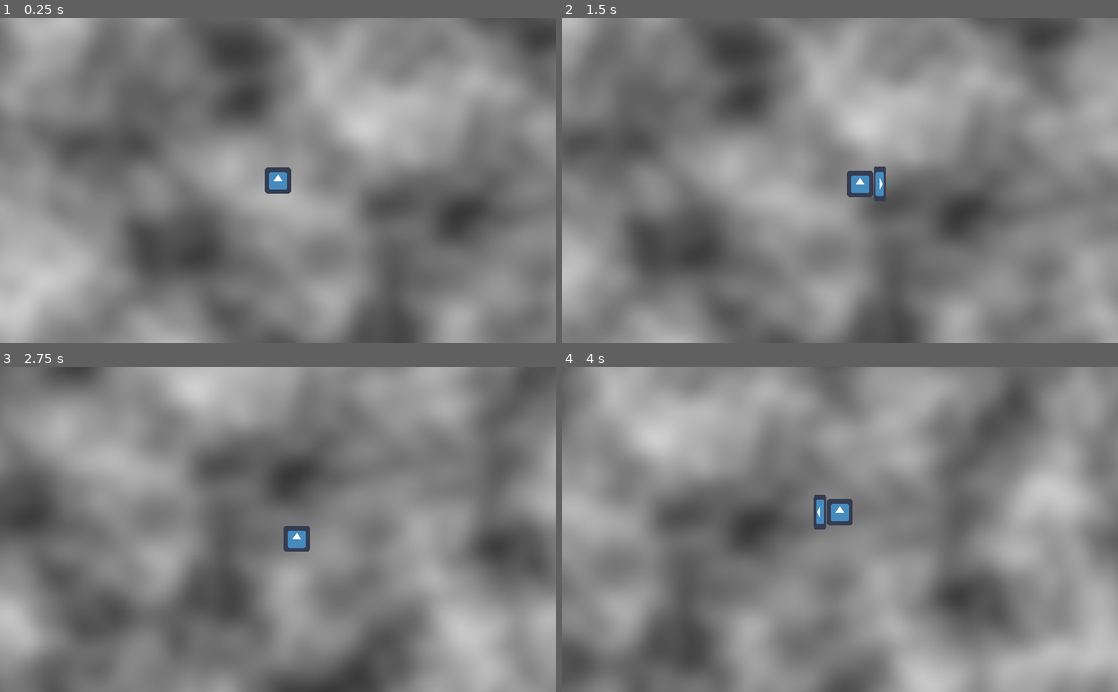
Above: before the commit, frames 1-4 (two rows, left to right).
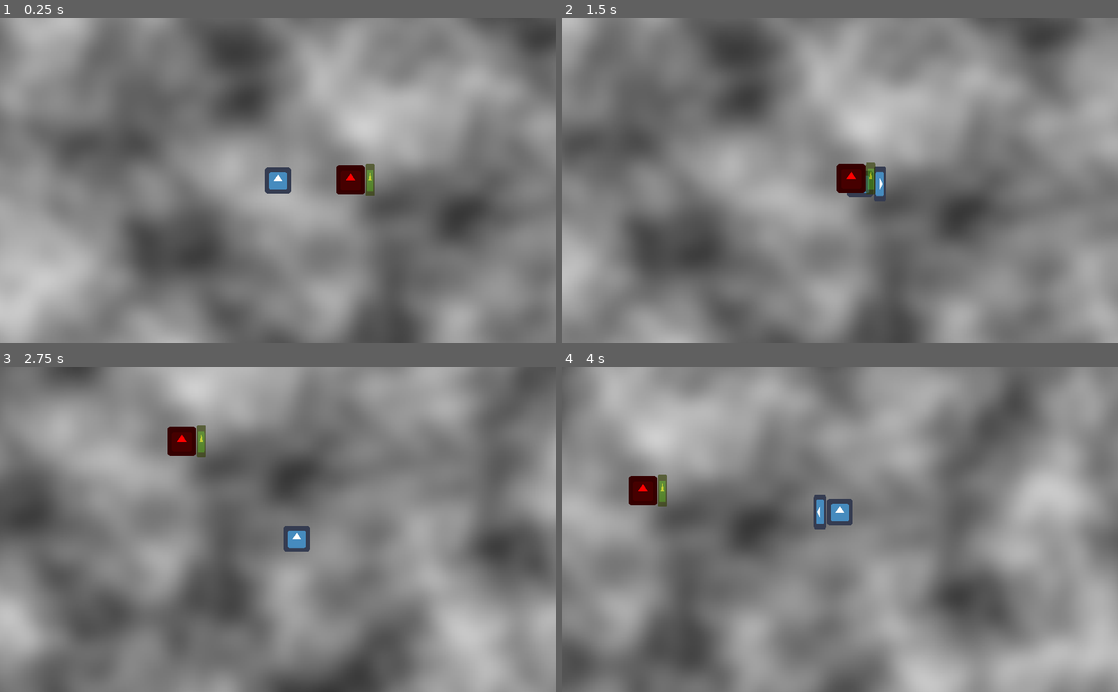
Above: after the commit, the same moments.

Repository: ectucker1/ksufalljam2020
Game: Godot game, scene res://level/test_level.tscn
Two runs of this game, one before a commit and one after it. Both use one fixed random seed, a clock stepped at 60 frames per second and the inputs below. The engine's default icon, where the game draws it, is replaced by a stand-in: a white triangle on a blue panel in a dark square.
Inputs (mouse positions are in pixels of both pictures, inside the frame that each line leads up to):
- Up to frame 1 (0.25 s): no input
- Up to frame 2 (1.5 s): tap Enter at 0.5 s; move the mouse to (962, 164) at 0.52 s; press the mouse at (962, 164) at 0.53 s; hold D (move_right) 0.53-1.28 s; move the mouse to (728, 196) at 1.27 s; release the mouse at (728, 196) at 1.28 s; hold S (move_down) from 1.28 s (still down); right-click (728, 196) at 1.35 s
- Up to frame 3 (2.75 s): move the mouse to (333, 458) at 2.02 s; release S (move_down) at 2.03 s; press the mouse at (333, 458) at 2.03 s; hold D (move_right) from 2.03 s (still down)
- Up to frame 4 (4 s): move the mouse to (812, 594) at 2.77 s; release D (move_right) at 2.78 s; release the mouse at (812, 594) at 2.78 s; hold W (move_up) 2.78-3.53 s; right-click (812, 594) at 2.85 s; move the mouse to (1006, 578) at 3.52 s; press the mouse at (1006, 578) at 3.53 s; hold A (move_left) from 3.53 s (still down)

The runs differ from the first frame. In frame 1, 0.6% of the frame differs, in the area x 60-68%, y 44-55%; in frame 2, 0.6%, in the area x 49-57%, y 44-55%; in frame 3, 0.6%; in frame 4, 0.6%.

Commit message:
Implemented actual damage and vampirism

Diff:
--- a/level/test_level.tscn
+++ b/level/test_level.tscn
@@ -1,6 +1,7 @@
-[gd_scene load_steps=4 format=2]
+[gd_scene load_steps=5 format=2]
 
 [ext_resource path="res://player/player.tscn" type="PackedScene" id=1]
+[ext_resource path="res://Enemy/Enemy.tscn" type="PackedScene" id=2]
 
 [sub_resource type="OpenSimplexNoise" id=1]
 
@@ -15,3 +16,6 @@
 texture = SubResource( 2 )
 
 [node name="Player" parent="." instance=ExtResource( 1 )]
+
+[node name="Enemy" parent="." instance=ExtResource( 2 )]
+position = Vector2( 40.0827, -0.280296 )
--- a/player/enemy_damage_area.gd
+++ b/player/enemy_damage_area.gd
@@ -8,5 +8,8 @@
 
 func on_body_entered(body):
 	if body.is_in_group("enemies"):
-		# TODO Actually damage enemy
-		pass
+		# Hurt the enemy
+		body.take_damage(damage)
+		# Alert listeners that player did damage
+		for player in get_tree().get_nodes_in_group("players"):
+			player.emit_signal("damage_dealt", damage)
--- a/player/mutations/basic_attack.tscn
+++ b/player/mutations/basic_attack.tscn
@@ -3,35 +3,91 @@
 [ext_resource path="res://player/enemy_damage_area.gd" type="Script" id=1]
 [ext_resource path="res://icon.png" type="Texture" id=2]
 
+[sub_resource type="RectangleShape2D" id=1]
+extents = Vector2( 10, 3 )
+
 [sub_resource type="RectangleShape2D" id=2]
-extents = Vector2( 10, 3 )
+extents = Vector2( 3, 10 )
 
 [sub_resource type="RectangleShape2D" id=3]
 extents = Vector2( 3, 10 )
 
 [sub_resource type="RectangleShape2D" id=4]
-extents = Vector2( 3, 10 )
-
-[sub_resource type="RectangleShape2D" id=5]
 extents = Vector2( 10, 3 )
 
+[sub_resource type="Animation" id=5]
+resource_name = "AttackDown"
+length = 0.5
+tracks/0/type = "value"
+tracks/0/path = NodePath("DownBox:monitoring")
+tracks/0/interp = 1
+tracks/0/loop_wrap = true
+tracks/0/imported = false
+tracks/0/enabled = true
+tracks/0/keys = {
+"times": PoolRealArray( 0, 0.5 ),
+"transitions": PoolRealArray( 1, 1 ),
+"update": 1,
+"values": [ true, false ]
+}
+tracks/1/type = "value"
+tracks/1/path = NodePath("DownBox/Sprite:visible")
+tracks/1/interp = 1
+tracks/1/loop_wrap = true
+tracks/1/imported = false
+tracks/1/enabled = true
+tracks/1/keys = {
+"times": PoolRealArray( 0, 0.5 ),
+"transitions": PoolRealArray( 1, 1 ),
+"update": 1,
+"values": [ true, false ]
+}
+
+[sub_resource type="Animation" id=6]
+resource_name = "AttackLeft"
+length = 0.5
+tracks/0/type = "value"
+tracks/0/path = NodePath("LeftBox:monitoring")
+tracks/0/interp = 1
+tracks/0/loop_wrap = true
+tracks/0/imported = false
+tracks/0/enabled = true
+tracks/0/keys = {
+"times": PoolRealArray( 0, 0.5 ),
+"transitions": PoolRealArray( 1, 1 ),
+"update": 1,
+"values": [ true, false ]
+}
+tracks/1/type = "value"
+tracks/1/path = NodePath("LeftBox/Sprite:visible")
+tracks/1/interp = 1
+tracks/1/loop_wrap = true
+tracks/1/imported = false
+tracks/1/enabled = true
+tracks/1/keys = {
+"times": PoolRealArray( 0, 0.5 ),
+"transitions": PoolRealArray( 1, 1 ),
+"update": 1,
+"values": [ true, false ]
+}
+
 [sub_resource type="Animation" id=7]
-resource_name = "AttackDown"
-length = 0.5
-tracks/0/type = "value"
-tracks/0/path = NodePath("DownBox:monitoring")
-tracks/0/interp = 1
-tracks/0/loop_wrap = true
-tracks/0/imported = false
-tracks/0/enabled = true
-tracks/0/keys = {
-"times": PoolRealArray( 0, 0.5 ),
-"transitions": PoolRealArray( 1, 1 ),
-"update": 1,
-"values": [ true, false ]
-}
-tracks/1/type = "value"
-tracks/1/path = NodePath("DownBox/Sprite:visible")
+resource_name = "AttackRight"
+length = 0.5
+tracks/0/type = "value"
+tracks/0/path = NodePath("RightBox:monitoring")
+tracks/0/interp = 1
+tracks/0/loop_wrap = true
+tracks/0/imported = false
+tracks/0/enabled = true
+tracks/0/keys = {
+"times": PoolRealArray( 0, 0.5 ),
+"transitions": PoolRealArray( 1, 1 ),
+"update": 1,
+"values": [ true, false ]
+}
+tracks/1/type = "value"
+tracks/1/path = NodePath("RightBox/Sprite:visible")
 tracks/1/interp = 1
 tracks/1/loop_wrap = true
 tracks/1/imported = false
@@ -44,63 +100,6 @@
 }
 
 [sub_resource type="Animation" id=8]
-resource_name = "AttackLeft"
-length = 0.5
-tracks/0/type = "value"
-tracks/0/path = NodePath("LeftBox:monitoring")
-tracks/0/interp = 1
-tracks/0/loop_wrap = true
-tracks/0/imported = false
-tracks/0/enabled = true
-tracks/0/keys = {
-"times": PoolRealArray( 0, 0.5 ),
-"transitions": PoolRealArray( 1, 1 ),
-"update": 1,
-"values": [ true, false ]
-}
-tracks/1/type = "value"
-tracks/1/path = NodePath("LeftBox/Sprite:visible")
-tracks/1/interp = 1
-tracks/1/loop_wrap = true
-tracks/1/imported = false
-tracks/1/enabled = true
-tracks/1/keys = {
-"times": PoolRealArray( 0, 0.5 ),
-"transitions": PoolRealArray( 1, 1 ),
-"update": 1,
-"values": [ true, false ]
-}
-
-[sub_resource type="Animation" id=9]
-resource_name = "AttackRight"
-length = 0.5
-tracks/0/type = "value"
-tracks/0/path = NodePath("LeftBox:monitoring")
-tracks/0/interp = 1
-tracks/0/loop_wrap = true
-tracks/0/imported = false
-tracks/0/enabled = true
-tracks/0/keys = {
-"times": PoolRealArray( 0, 0.5 ),
-"transitions": PoolRealArray( 1, 1 ),
-"update": 1,
-"values": [ true, false ]
-}
-tracks/1/type = "value"
-tracks/1/path = NodePath("RightBox/Sprite:visible")
-tracks/1/interp = 1
-tracks/1/loop_wrap = true
-tracks/1/imported = false
-tracks/1/enabled = true
-tracks/1/keys = {
-"times": PoolRealArray( 0, 0.5 ),
-"transitions": PoolRealArray( 1, 1 ),
-"update": 1,
-"values": [ true, false ]
-}
-
-[sub_resource type="Animation" id=6]
-resource_name = "AttackUp"
 length = 0.5
 tracks/0/type = "value"
 tracks/0/path = NodePath("UpBox:monitoring")
@@ -205,7 +204,7 @@
 texture = ExtResource( 2 )
 
 [node name="AnimationPlayer" type="AnimationPlayer" parent="."]
-anims/AttackDown = SubResource( 7 )
-anims/AttackLeft = SubResource( 8 )
-anims/AttackRight = SubResource( 9 )
-anims/AttackUp = SubResource( 6 )
+anims/AttackDown = SubResource( 5 )
+anims/AttackLeft = SubResource( 6 )
+anims/AttackRight = SubResource( 7 )
+anims/AttackUp = SubResource( 8 )
--- /dev/null
+++ b/player/mutations/vampirism.gd
@@ -0,0 +1,12 @@
+class_name VampirismMutation
+extends Mutation
+
+
+const PERCENT_HEALED := 0.1
+
+
+func get_name():
+	return "Vampirism"
+
+func on_damage_dealt(amount):
+	player.status.health += amount * PERCENT_HEALED
--- a/player/player.gd
+++ b/player/player.gd
@@ -28,7 +28,10 @@
 # Called when the node enters the scene tree for the first time.
 func _ready():
 	add_to_group("players")
+	status.player = self
+
 	set_primary_active(BasicAttackMutation.new())
+	add_passive(VampirismMutation.new())
 
 # Called every frame. 'delta' is the elapsed time since the previous frame.
 func _process(delta):
--- a/project.godot
+++ b/project.godot
@@ -43,6 +43,11 @@
 "class": "SpiderEyesMutation",
 "language": "GDScript",
 "path": "res://player/mutations/spider_eyes.gd"
+}, {
+"base": "Mutation",
+"class": "VampirismMutation",
+"language": "GDScript",
+"path": "res://player/mutations/vampirism.gd"
 } ]
 _global_script_class_icons={
 "BasicAttackMutation": "",
@@ -51,7 +56,8 @@
 "Player": "",
 "PlayerStatus": "",
 "SpeedUpMutation": "",
-"SpiderEyesMutation": ""
+"SpiderEyesMutation": "",
+"VampirismMutation": ""
 }
 
 [application]
Not shown: 4 places in player/mutations/basic_attack.tscn that only renumber resources
